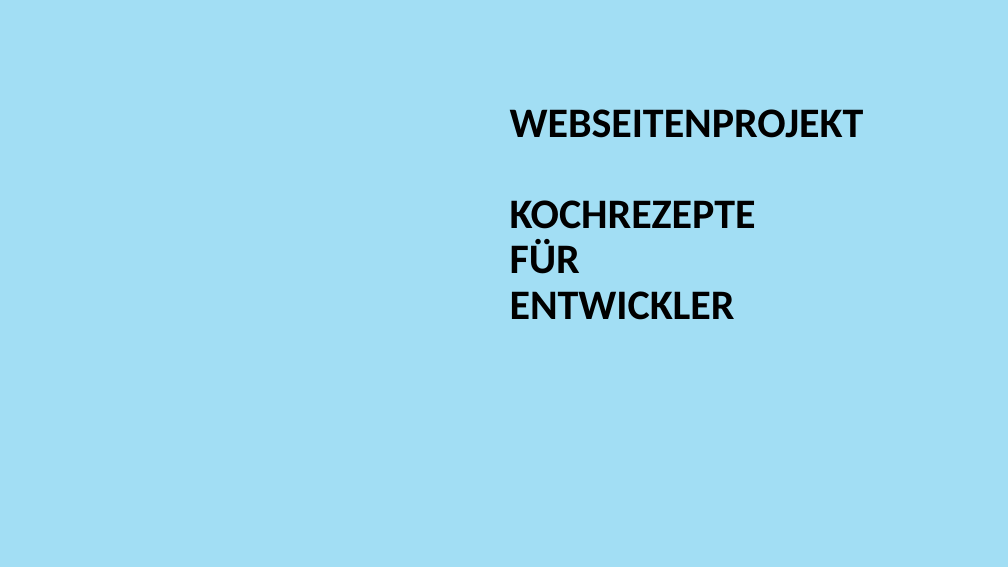
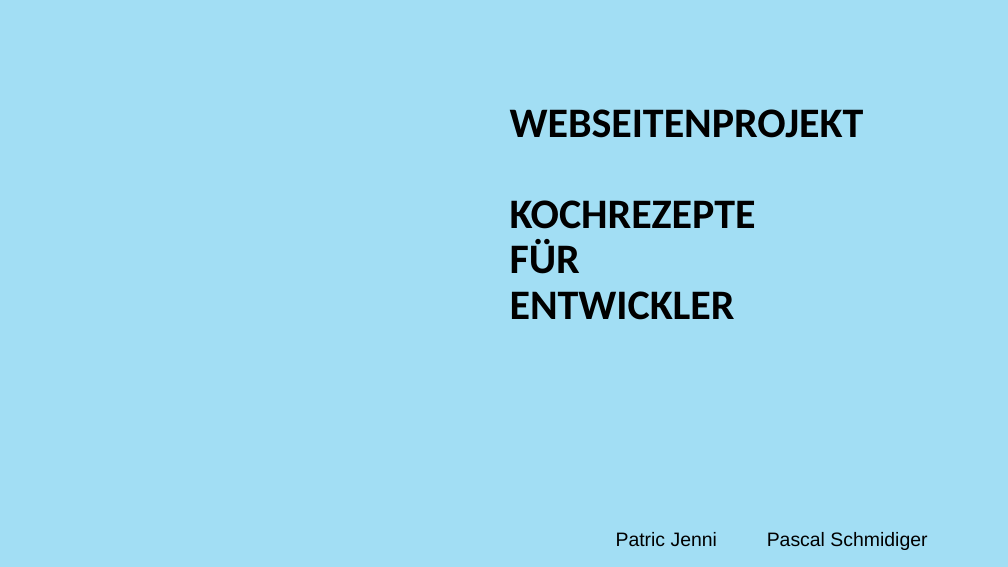
Before and after one commit to patricjenni/kochrezepte, a slide deck: slide 1 of docs/Präsentation_Kochrezepte.pptx. Drawn at 1008x567 pixels with LibreOffice and Linux fonts; fonts in the diff are those of the drawing; background and template pictures are left out. Boxes give left, top, right and bottom in pixels: in the first picture for what was removed or moved away, otherwise in the second. Text is boxed around its words. In the diff, an @@ line names an element or a change of style, - is before the commit and + after.

```diff
--- a/docs/Präsentation_Kochrezepte.pptx
+++ b/docs/Präsentation_Kochrezepte.pptx
@@ text added at box(616, 532, 927, 550), 18.5 pt, text #000000 @@
+Patric Jenni Pascal Schmidiger
```
Also in this commit, not shown: 7 other slides changed, 9 slides removed.
